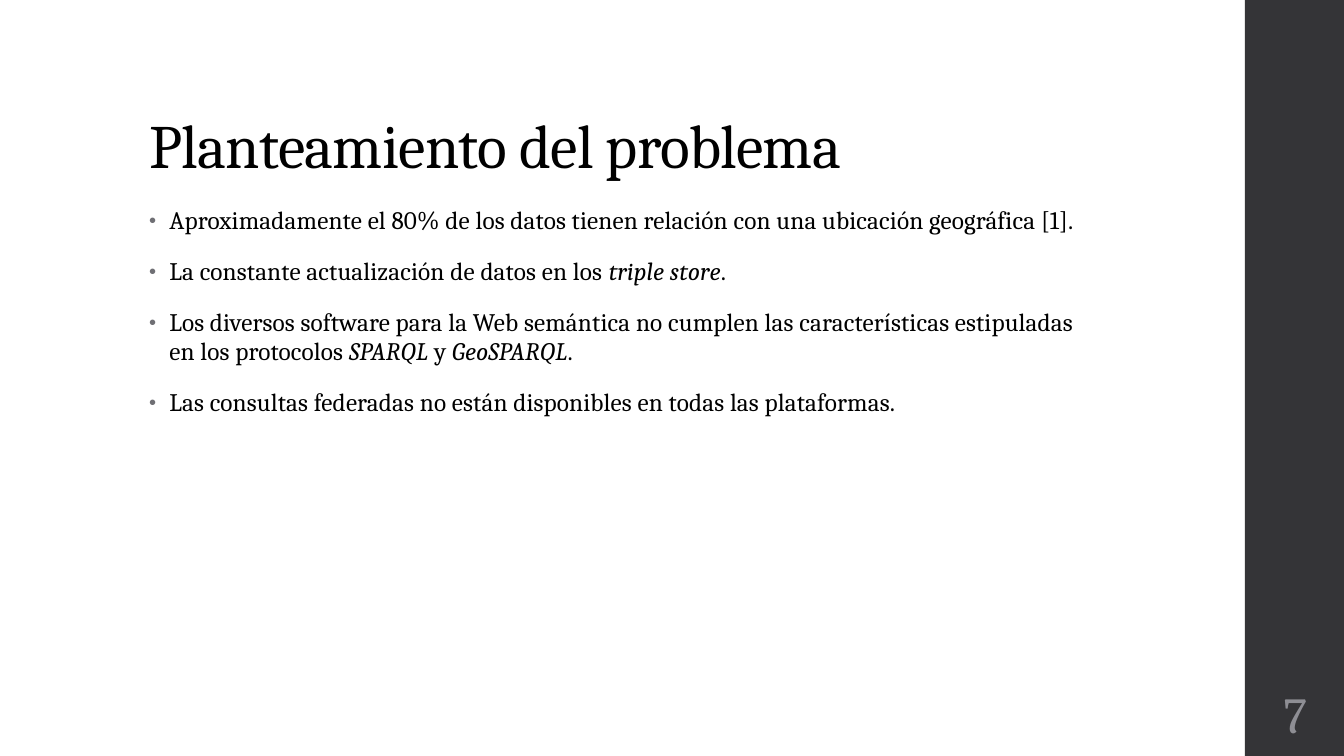
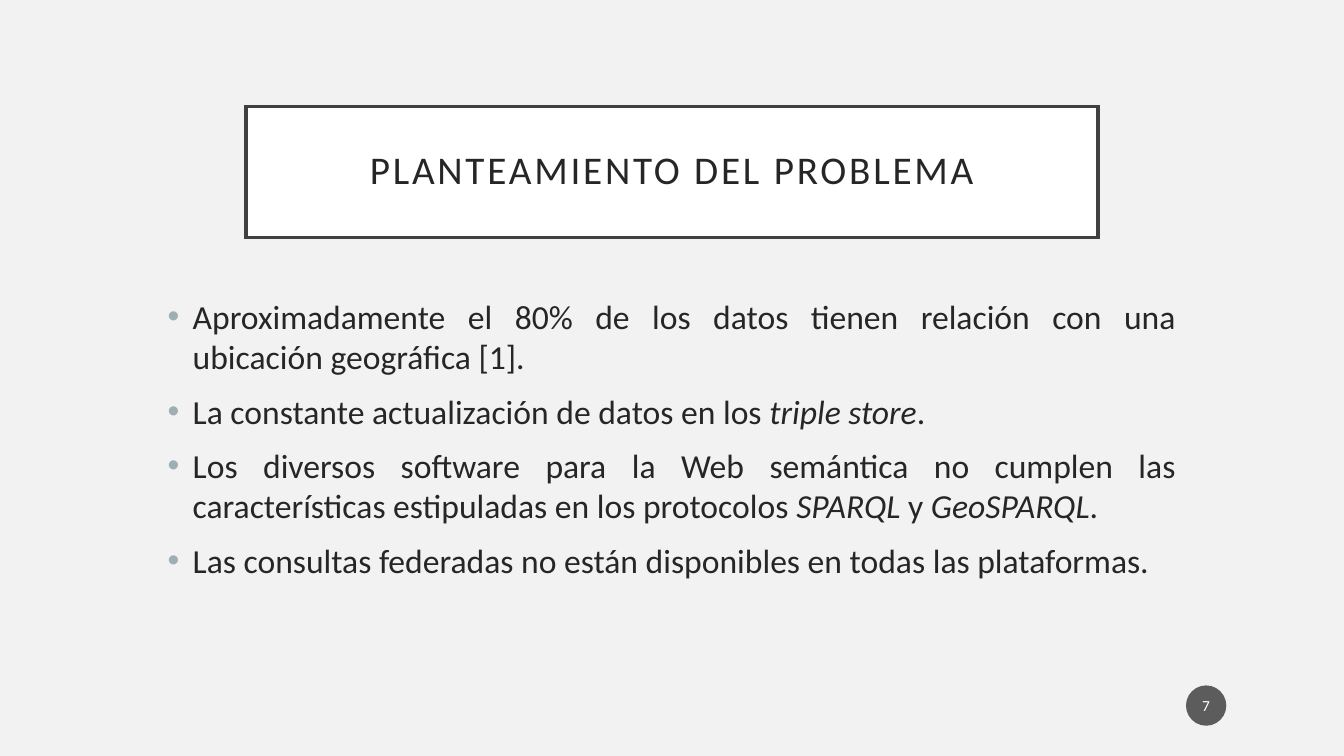
Before and after one commit to Osw1997/Proyecto-Terminal-1, a slide deck: slide 7 of Final/Presentacion.pptx. Drawn at 1344x756 pixels with LibreOffice and Linux fonts; fonts in the diff are those of the drawing. Boxes give left, top, right and bottom in pixels: in the first picture for what was removed or moved away, otherwise in the second. Text is boxed around its words. In the diff, an @@ line names an element or a change of style, - is before the commit and + after.

```diff
--- a/Final/Presentacion.pptx
+++ b/Final/Presentacion.pptx
@@ background #FFFFFF to #F2F2F2 @@
@@ rectangle removed at (1245,0,1344,756) @@
@@ title "PLANTEAMIENTO DEL PROBLEMA": place and size @@
-title "PLANTEAMIENTO DEL PROBLEMA" at (149,125,841,181)
+title "PLANTEAMIENTO DEL PROBLEMA" at (246,106,1098,237)
@@ title "PLANTEAMIENTO DEL PROBLEMA" at (246,106,1098,237): vertical alignment bottom to middle; fill none to #FFFFFF; outline none to #404040 2.5 pt @@
@@ title at (370,158,973,185): text changed; size 44 to 28 pt; font Cambria to Calibri; text colour #000000 to #262626 @@
-Planteamiento del problema
+PLANTEAMIENTO DEL PROBLEMA
@@ text "Aproximadamente el 80% de los ...": place and size @@
-text "Aproximadamente el 80% de los ..." at (169,211,1073,417)
+text "Aproximadamente el 80% de los ..." at (193,305,1175,579)
@@ text "Aproximadamente el 80% de los ..." at (193,305,1175,579): size 18 to 24 pt, font Cambria to Calibri, text colour #000000 to #262626, letter spacing 0.1 to 0 pt; alignment left to justified; indent changed; line spacing 0.95 to 1; less space between paragraphs; bullet colour #6F6F74 to #9BAFB5 @@
@@ page number: place and size @@
-page number at (1283,699,1307,733)
+page number at (1187,686,1227,726)
@@ page number at (1187,686,1227,726): size 36 to 11 pt, font Cambria to Calibri, text colour #8E8E94 to #FFFFFF; fill none to #1D1D1D at 70% opacity @@
```
Also in this commit, not shown: 22 other slides changed, 3 slides added, 4 slides removed.
